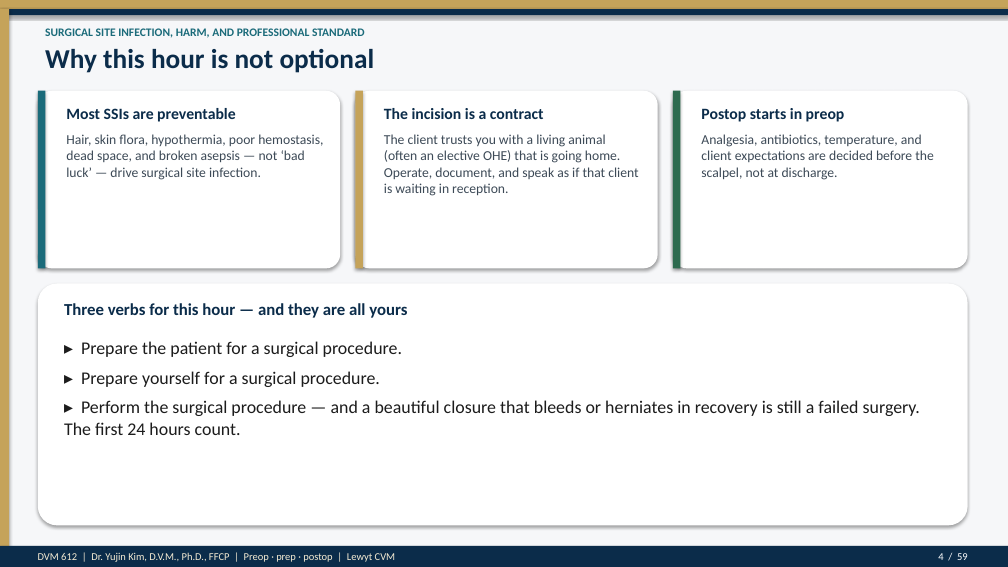
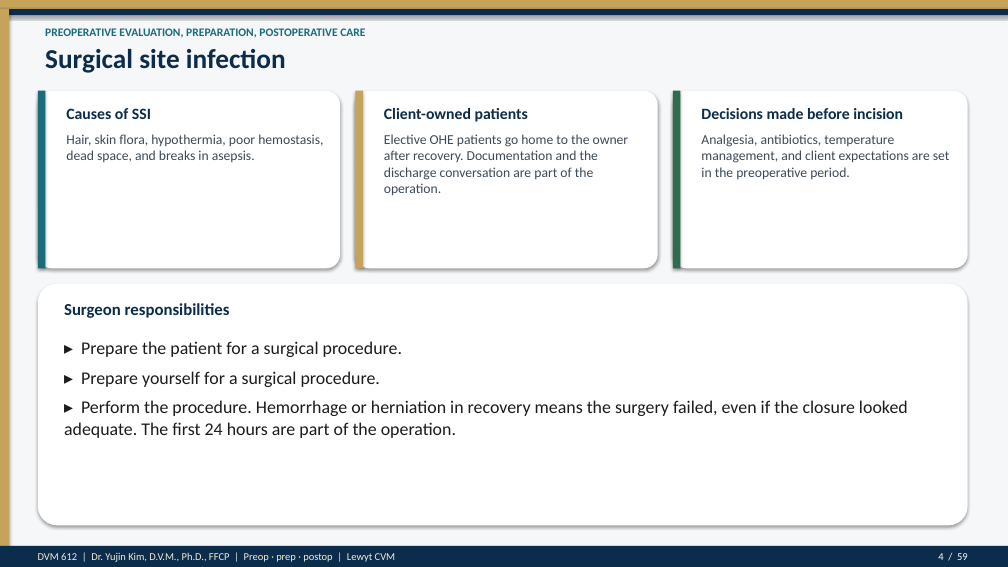
Before and after one commit to drkimvet/happycare, a slide deck: slide 4 of lectures/DVM-612_Week4_Preop_PatientPrep_Postop.pptx. Drawn at 1008x567 pixels with LibreOffice and Linux fonts; fonts in the diff are those of the drawing. Boxes give left, top, right and bottom in pixels: in the first picture for what was removed or moved away, otherwise in the second. Text is boxed around its words. In the diff, an @@ line names an element or a change of style, - is before the commit and + after.

```diff
--- a/lectures/DVM-612_Week4_Preop_PatientPrep_Postop.pptx
+++ b/lectures/DVM-612_Week4_Preop_PatientPrep_Postop.pptx
@@ text at (45, 28, 365, 38): text changed @@
-SURGICAL SITE INFECTION, HARM, AND PROFESSIONAL STANDARD
+PREOPERATIVE EVALUATION, PREPARATION, POSTOPERATIVE CARE
@@ text at (45, 49, 286, 73): text changed @@
-Why this hour is not optional
+Surgical site infection
@@ text at (66, 108, 151, 119): text changed @@
-Most SSIs are preventable
+Causes of SSI
@@ text at (384, 108, 528, 122): text changed @@
-The incision is a contract
+Client-owned patients
@@ text at (701, 108, 903, 119): text changed @@
-Postop starts in preop
+Decisions made before incision
@@ text at (66, 134, 323, 162): text changed @@
-Hair, skin flora, hypothermia, poor hemostasis, dead space, and broken asepsis — not ‘bad luck’ — drive surgical site infection.
+Hair, skin flora, hypothermia, poor hemostasis, dead space, and breaks in asepsis.
@@ text at (384, 134, 629, 195): text changed @@
-The client trusts you with a living animal (often an elective OHE) that is going home. Operate, document, and speak as if that client is waiting in reception.
+Elective OHE patients go home to the owner after recovery. Documentation and the discharge conversation are part of the operation.
@@ text at (701, 134, 950, 179): text changed @@
-Analgesia, antibiotics, temperature, and client expectations are decided before the scalpel, not at discharge.
+Analgesia, antibiotics, temperature management, and client expectations are set in the preoperative period.
@@ text at (64, 303, 230, 318): text changed @@
-Three verbs for this hour — and they are all yours
+Surgeon responsibilities
@@ text at (64, 400, 908, 438): text changed @@
-▸ Perform the surgical procedure — and a beautiful closure that bleeds or herniates in recovery is still a failed surgery. The first 24 hours count.
+▸ Perform the procedure. Hemorrhage or herniation in recovery means the surgery failed, even if the closure looked adequate. The first 24 hours are part of the operation.
```
Also in this commit, not shown: 54 other slides changed, 8 other files.
